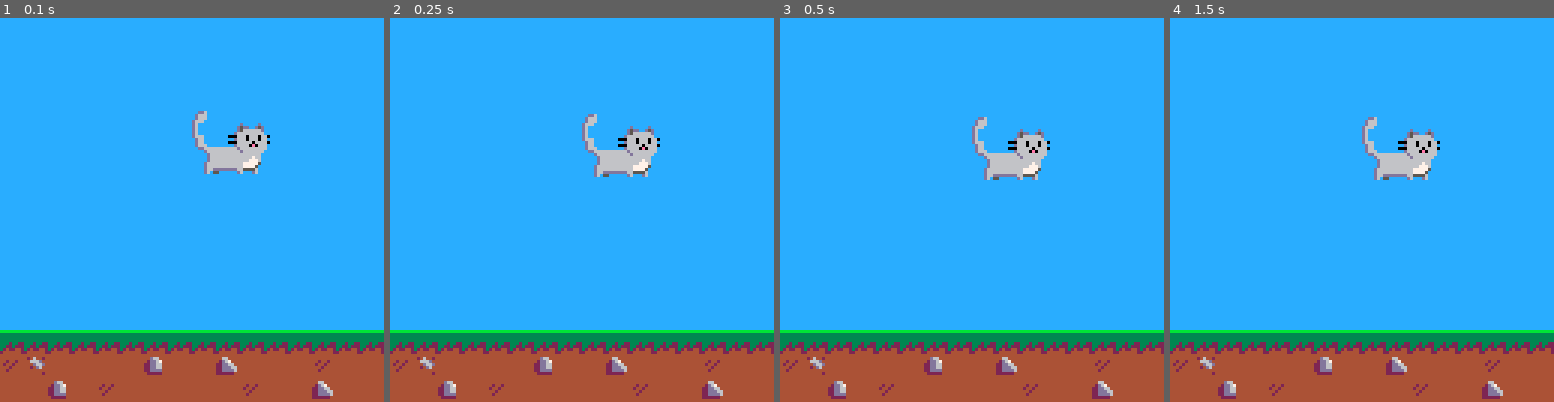
Above: before the commit, frames 1-4 (left to right).
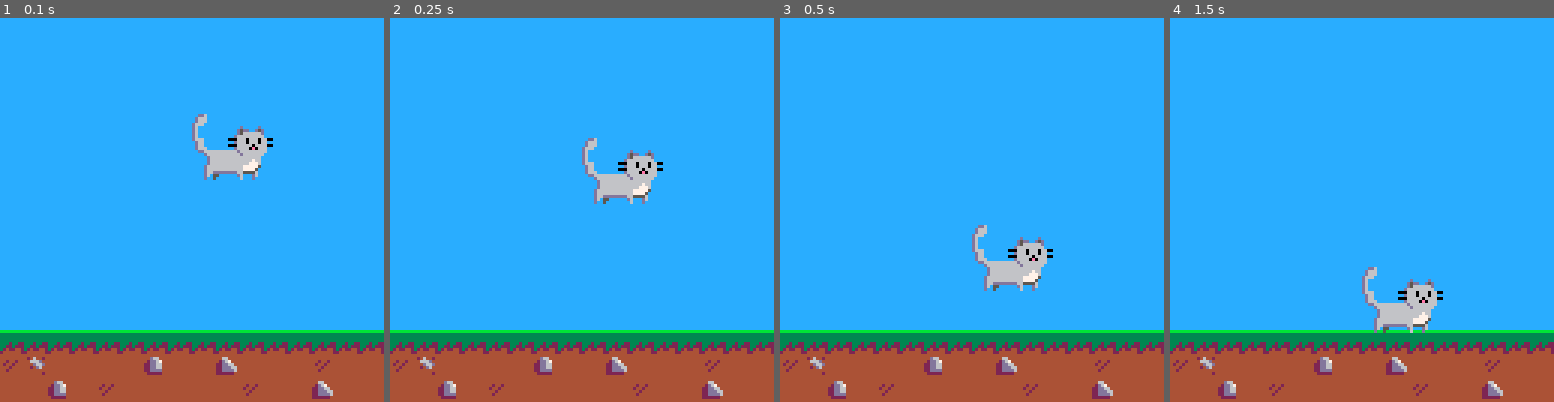
Above: after the commit, the same moments.

Repository: andrewedstrom/kitten-cannon-pico-8
Game: PICO-8 cartridge kitten-cannon.p8
Same seed, same stepped clock (60 frames per second), same inputs: the game is played once before the commit and once after it.
Inputs:
- Up to frame 1 (0.1 s): no input
- Up to frame 2 (0.25 s): no input
- Up to frame 3 (0.5 s): no input
- Up to frame 4 (1.5 s): no input

The runs differ from the first frame. In frame 1, 0.8% of the frame differs, in the area x 50-72%, y 24-43%; in frame 2, 2.7%; in frame 3, 3.4%, in the area x 50-72%, y 25-72%; in frame 4, 3.4%.

Commit message:
detect collisions with ground

Diff:
--- a/kitten-cannon.p8
+++ b/kitten-cannon.p8
@@ -5,7 +5,7 @@
 -- by andrew edstrom
 
 local player
-local gravity = 0.06
+local gravity = 0.08
 
 function _init()
     player = make_player()
@@ -32,61 +32,49 @@
         h=21,
         bounce=1,
         update=function(self)
-            -- if not solid_area(a.x + a.dx, a.y, a.w, a.h) then
-            --     a.x += a.dx
-            -- else
-            --     -- otherwise bounce
-            --     a.dx *= -a.bounce
-            --     sfx(2)
-            -- end
+            -- gravity
+            self.dy = self.dy + gravity
 
-            -- ditto for y
-            if not solid_area(self.x, self.y + self.dy, self.w, self.h) then
-                self.y = self.y + self.dy
-            else
-                self.dy =  self.dy * -self.bounce
+            if hit_ground(self.x, self.y, self.w, self.h) then
+                self.dy = 0
+                self.dx = self.dx * .6
             end
 
-            -- gravity and friction
-            self.dy = self.dy + gravity
-            self.dy = self.dy * 0.95
+            self.y = self.y + self.dy
+            self.x = self.x + self.dx
         end,
         draw=function(self)
             palt(0, false)
             palt(15, true)
-            sspr(8, 0, self.w, self.h, self.x, self.y)
+            sspr(8, 0, self.w+1, self.h+1, self.x, self.y)
+
+            -- rect(self.x, self.y, self.x+self.w, self.y+self.h, rect_col)
+
             pal()
         end
     }
 end
 
--- collision detection
+function hit_ground(x,y,w,h)
+    local i
 
--- for any given point on the
--- map, true if there is wall
--- there.
-function solid(x, y)
-    -- grab the cell value
-    val=mget(x, y)
+    for i=x, x+w do
+        local top_edge_cell = mget(i/8, y/8)
+        local bottom_edge_cell = mget(i/8, (y+h)/8)
+        if fget(top_edge_cell, 1) or fget(bottom_edge_cell, 1) then
+            return true
+        end
+    end
 
-    -- check if flag 1 is set (the
-    -- orange toggle button in the
-    -- sprite editor)
-    return fget(val, 1)
-end
+    for i=y, y+h do
+        local left_edge_cell = mget(x/8, i/8)
+        local right_edge_cell = mget((x+w)/8, i/8)
+        if fget(left_edge_cell, 1) or fget(right_edge_cell, 1) then
+            return true
+        end
+    end
 
-   -- solid_area
-   -- check if a rectangle overlaps
-   -- with any walls
-
-   --(this version only works for
-   --actors less than one tile big)
-function solid_area(x,y,w,h)
-    return
-        solid(x-w,y-h) or
-        solid(x+w,y-h) or
-        solid(x-w,y+h) or
-        solid(x+w,y+h)
+    return false
 end
 
 __gfx__
